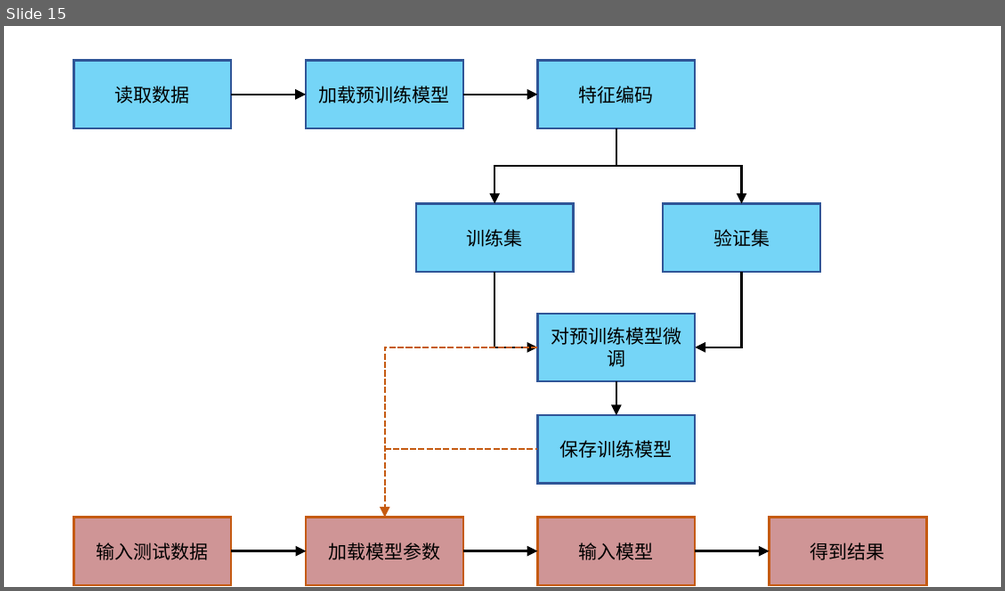
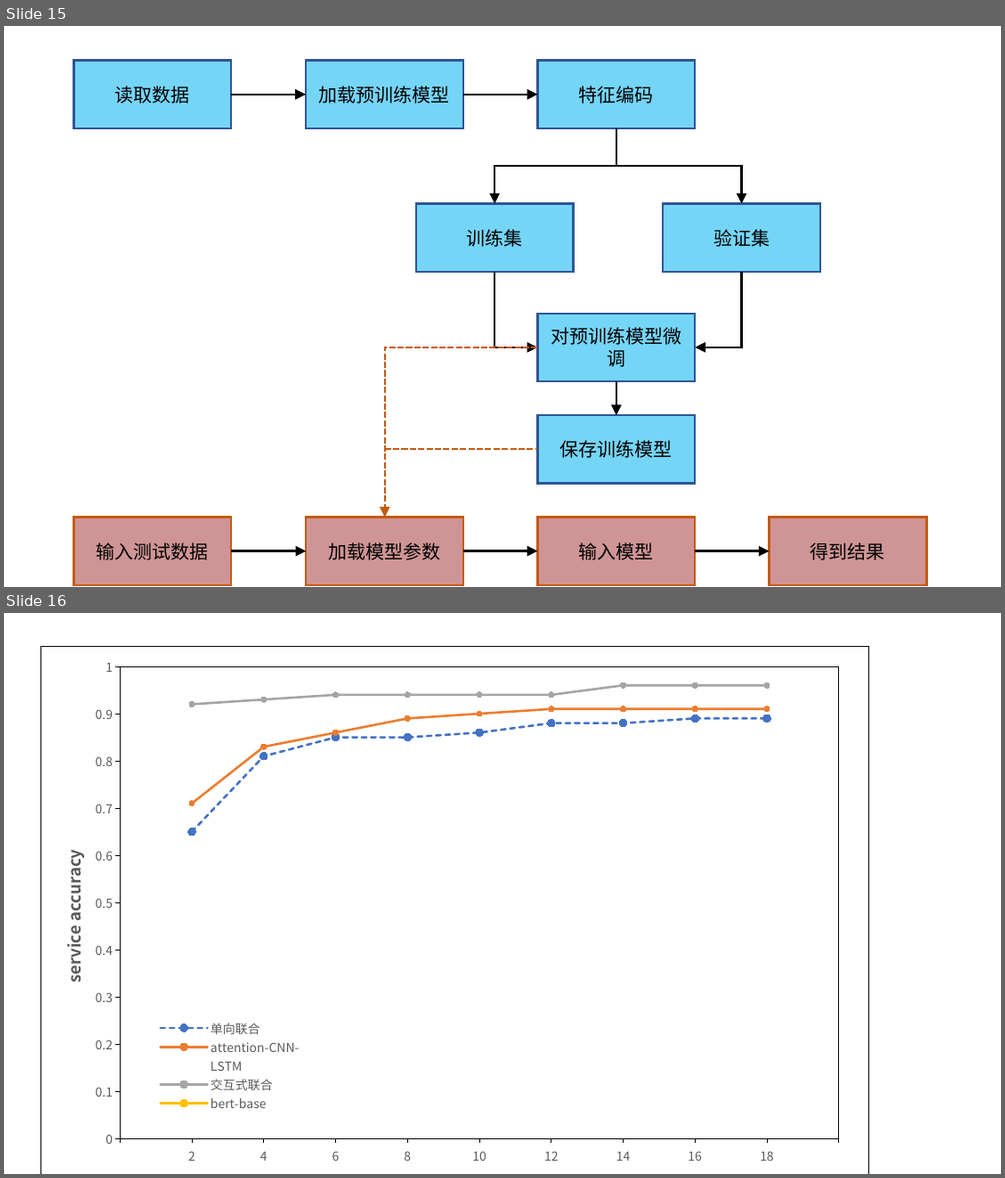
Before and after one commit to weixiao2333/zjuthesis-mphil, a slide deck: 论文图.pptx. Shown one above the other, each under a label of ours: slide 15 before the commit, slides 15 and 16 after it. The pictures are 1005x591 and 1005x1178 pixels, drawn with LibreOffice and Linux fonts; fonts in the diff are those of the drawing. Boxes give left, top, right and bottom in pixels: in the first picture for what was removed or moved away, otherwise in the second. Text is boxed around its words. In the diff, an @@ line names an element or a change of style, - is before the commit and + after.

```diff
--- a/论文图.pptx
+++ b/论文图.pptx
@@ slide 16 added at [4, 613, 1001, 1174], background #FFFFFF @@
@@ line chart added at [41, 647, 869, 1174] @@
+categories: , 2, 4, 6, 8, 10, 12, 14, 16, 18, 
+单向联合: -, 0.65, 0.81, 0.85, 0.85, 0.86, 0.88, 0.88, 0.89, 0.89, -
+attention-CNN-LSTM: -, 0.71, 0.83, 0.86, 0.89, 0.9, 0.91, 0.91, 0.91, 0.91, -
+交互式联合: -, 0.92, 0.93, 0.94, 0.94, 0.94, 0.94, 0.96, 0.96, 0.96, -
+bert-base: -, 6, 6, 6, 6, 6, 6, 3, 6, 6, -
+bert-交互式联合: -, 6, 6, 6, 6, 6, 6, 6, 6, 6, -
```
